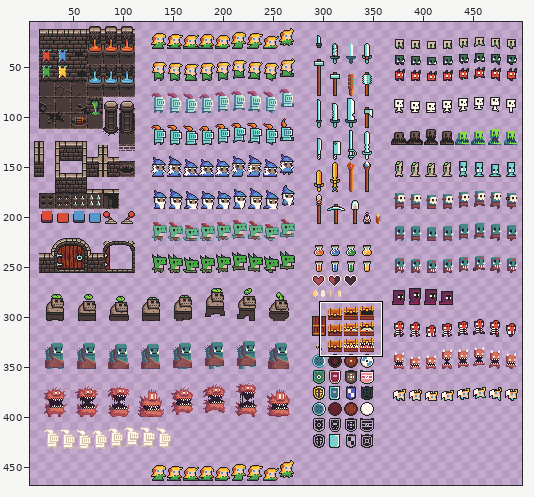
Sprite sheet: static/images/dungeon_base.png. The picture above shows the old version from afar; the outline marks the close-up.
Close-up. Before the edit:
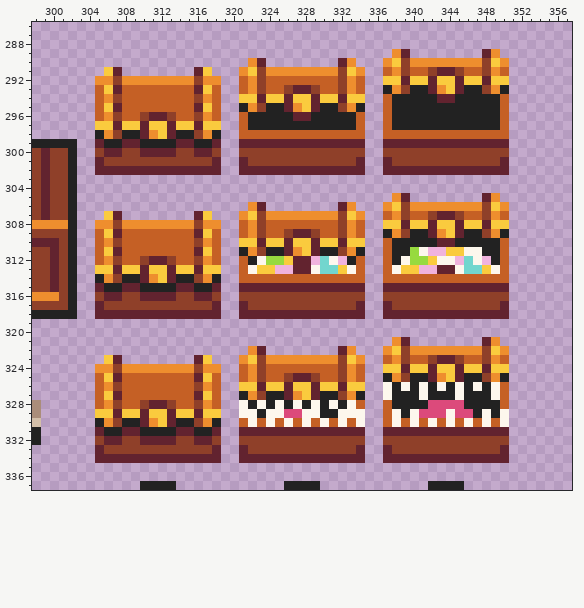
The file is 512x512 pixels. Shown: x 298..357, y 286..337. The wide view leaves out empty margins.
After:
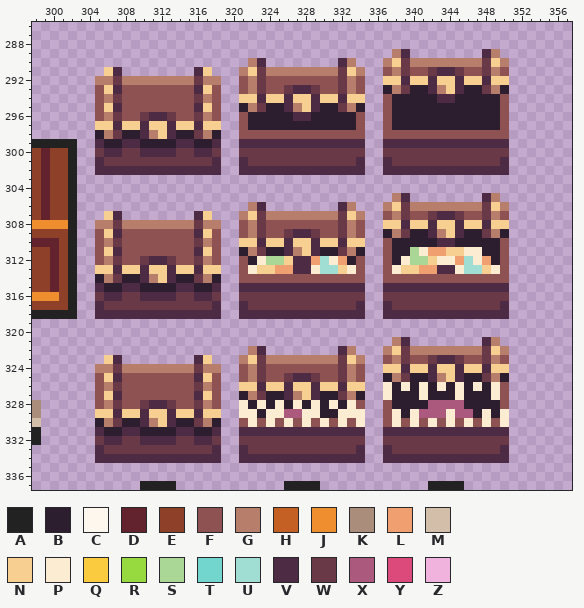
Palette (. is transparent): A #222222  B #2d1e2f  C #fdf7ed  D #62232f  E #8f4029  F #8f5252  G #b87e6c  H #c56025  J #ee8e2e  K #aa8d7a  L #f09f71  M #d3bfa9  N #f7cf91  P #fcecd1  Q #facb3e  R #97da3f  S #aad795  T #72d6ce  U #a0ddd3  V #4e2b45  W #6a3948  X #ab597d  Y #dc4a7b  Z #f0b3dd
Change:
Changed rows in their new state; - is an unchanged pixel.
first column x 305:
289 ---------------------------------GV--------VG-
290 -----------------GV--------VG---GNWGGGGGGGGWNG
291 -NV--------VN---GNWGGGGGGGGWNG--FGWFFWVVWFFWGF
292 GGWGGGGGGGGWGG--FGWFFFFFFFFWGF--NNVNNVNNVNNVNN
293 FNVFFFFFFFFVNF--FGWFFWVVWFFWGF--BGWBBVGNVBBWGB
294 FGWFFFFFFFFWGF--NNVNNVNNVNNVNN--FBBBBBVVBBBBBF
295 FNVFFFFFFFFVNF--BGWBBVGNVBBWGB--FBBBBBBBBBBBBF
296 FGWFFWVVWFFWGF--FBBBBBVVBBBBBF--FBBBBBBBBBBBBF
297 NNVNNVNNVNNVNN--FBBBBBBBBBBBBF--FBBBBBBBBBBBBF
298 BGWBBVGNVBBWGB--FFFFFFFFFFFFFF--FFFFFFFFFFFFFF
299 VBBVVBBBBVVBBV--VVVVVVVVVVVVVV--VVVVVVVVVVVVVV
300 WVVWWVVVVWWVVW--WWWWWWWWWWWWWW--WWWWWWWWWWWWWW
301 VWWWWWWWWWWWWV--VWWWWWWWWWWWWV--VWWWWWWWWWWWWV
302 VVVVVVVVVVVVVV--VVVVVVVVVVVVVV--VVVVVVVVVVVVVV
305 ---------------------------------GV--------VG-
306 -----------------GV--------VG---GNWGGGGGGGGWNG
307 -NV--------VN---GNWGGGGGGGGWNG--FGWFFWVVWFFWGF
308 GGWGGGGGGGGWGG--FGWFFFFFFFFWGF--NNVNNVNNVNNVNN
309 FNVFFFFFFFFVNF--FGWFFWVVWFFWGF--BGWBBVGNVBBWGB
310 FGWFFFFFFFFWGF--NNVNNVNNVNNVNN--FBBBBBVVBBBBBF
311 FNVFFFFFFFFVNF--BGWBBVGNVBBWGB--FBBSPLLNNPPBBF
312 FGWFFWVVWFFWGF--FBPSSNVVLUPLBF--FBPSSNPPLUPLBF
313 NNVNNVNNVNNVNN--FPNNLLVVPUUNPF--FPNNLLVVPUUNPF
314 BGWBBVGNVBBWGB--FFFFFFFFFFFFFF--FFFFFFFFFFFFFF
315 VBBVVBBBBVVBBV--VVVVVVVVVVVVVV--VVVVVVVVVVVVVV
316 WVVWWVVVVWWVVW--WWWWWWWWWWWWWW--WWWWWWWWWWWWWW
317 VWWWWWWWWWWWWV--VWWWWWWWWWWWWV--VWWWWWWWWWWWWV
318 VVVVVVVVVVVVVV--VVVVVVVVVVVVVV--VVVVVVVVVVVVVV
321 ---------------------------------GV--------VG-
322 -----------------GV--------VG---GNWGGGGGGGGWNG
323 -NV--------VN---GNWGGGGGGGGWNG--FGWFFWVVWFFWGF
324 GGWGGGGGGGGWGG--FGWFFFFFFFFWGF--NNVNNVNNVNNVNN
325 FNVFFFFFFFFVNF--FGWFFWVVWFFWGF--BGWBBVGNVBBWGB
326 FGWFFFFFFFFWGF--NNVNNVNNVNNVNN--PBPBPBPBPBPBPF
327 FNVFFFFFFFFVNF--BGWBBVGNVBBWGB--PBBBPBBBPBBBPF
328 FGWFFWVVWFFWGF--PBPBPBPBPBPBPF--FBBBBXXXXBBBBF
329 NNVNNVNNVNNVNN--PPBPPXXPPBBPPP--FPBPXXXPXXBPBP
330 BGWBBVGNVBBWGB--FPFPFPFPFPFPFP--FPFPFPFPFPFPFP
331 VBBVVBBBBVVBBV--VVVVVVVVVVVVVV--VVVVVVVVVVVVVV
332 WVVWWVVVVWWVVW--WWWWWWWWWWWWWW--WWWWWWWWWWWWWW
333 VWWWWWWWWWWWWV--VWWWWWWWWWWWWV--VWWWWWWWWWWWWV
334 VVVVVVVVVVVVVV--VVVVVVVVVVVVVV--VVVVVVVVVVVVVV
Pixel boxes of the changes (left, top, right, bottom) in both close-ups:
changed: (95, 49, 509, 463)
